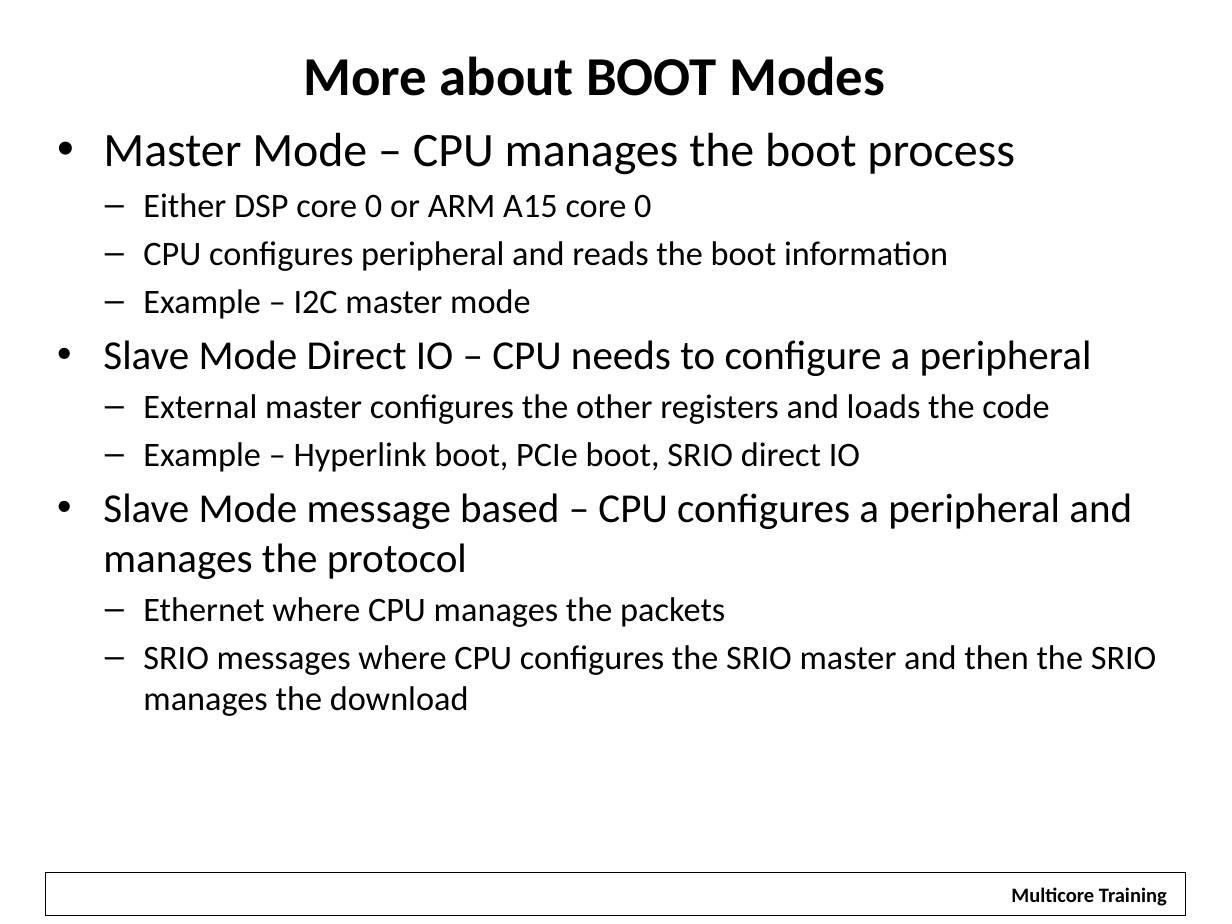
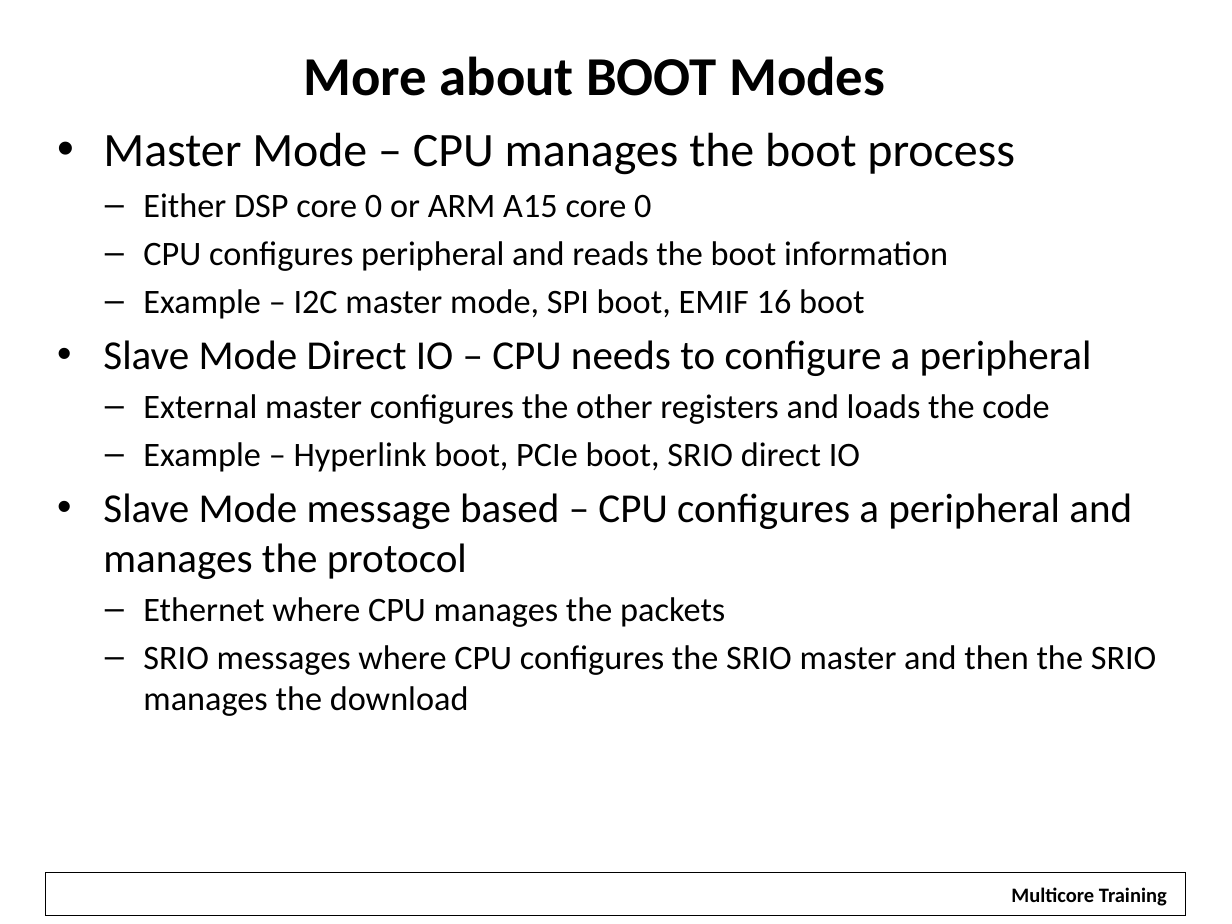
Before and after one commit to hari1989/keystone-workshop, a slide deck: slide 11 of preliminary/Working/presentations/KeyStone_2_ Bootloader_v2.pptx (slide 12 before the commit). Drawn at 1232x924 pixels with LibreOffice and Linux fonts; fonts in the diff are those of the drawing; background and template pictures are left out. Boxes give left, top, right and bottom in pixels: in the first picture for what was removed or moved away, otherwise in the second. Text is boxed around its words. In the diff, an @@ line names an element or a change of style, - is before the commit and + after.

```diff
--- a/preliminary/Working/presentations/KeyStone_2_ Bootloader_v2.pptx
+++ b/preliminary/Working/presentations/KeyStone_2_ Bootloader_v2.pptx
@@ text at box(143, 289, 865, 319): text changed @@
-  – Example – I2C master mode
+  – Example – I2C master mode, SPI boot, EMIF 16 boot
```
Also in this commit, not shown: 11 other slides changed, 8 slides added, 2 slides removed.
